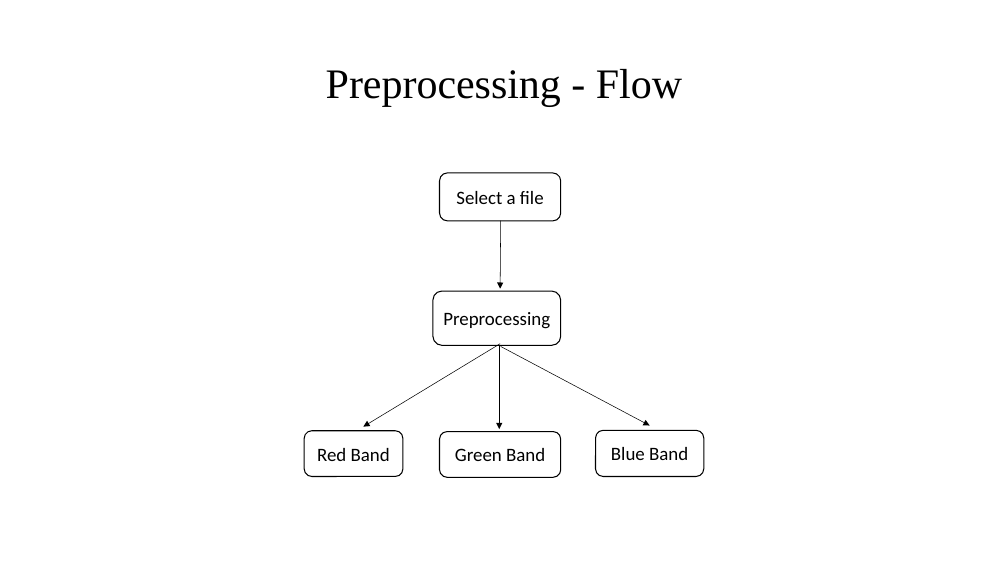
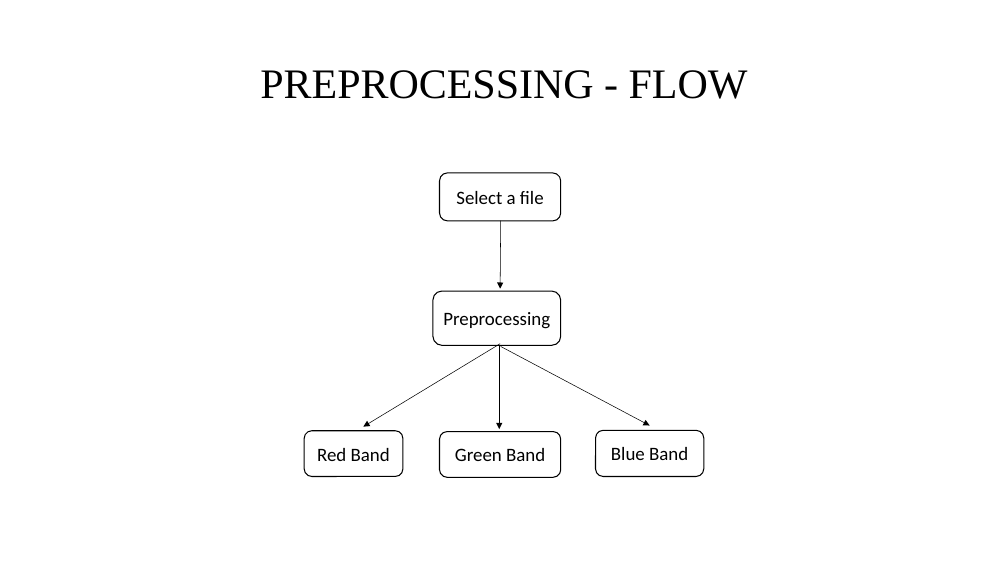
Before and after one commit to DhanalakshmiKandasamy/cfiles, a slide deck: slide 22 of PROJ8376.pptx (slide 16 before the commit). Drawn at 1008x567 pixels with LibreOffice and Linux fonts; fonts in the diff are those of the drawing. Boxes give left, top, right and bottom in pixels: in the first picture for what was removed or moved away, otherwise in the second. Text is boxed around its words. In the diff, an @@ line names an element or a change of style, - is before the commit and + after.

```diff
--- a/PROJ8376.pptx
+++ b/PROJ8376.pptx
@@ title at [260,70,748,99]: text changed @@
-Preprocessing - Flow
+PREPROCESSING - FLOW
```
Also in this commit, not shown: 31 other slides changed, 2 slides added, 2 slides removed, 5 other files.
